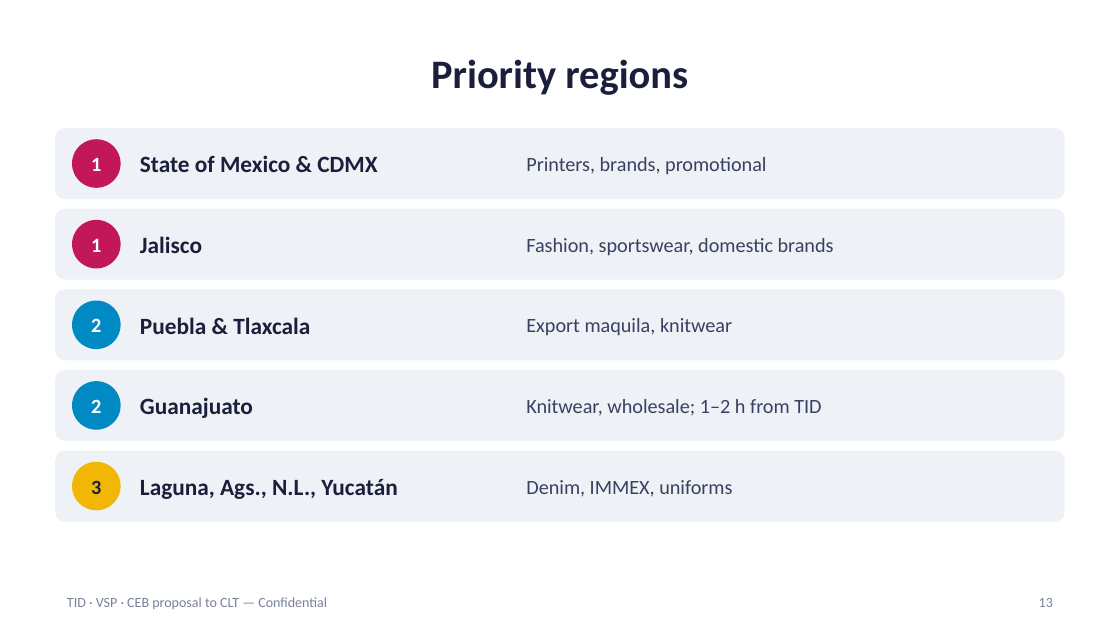
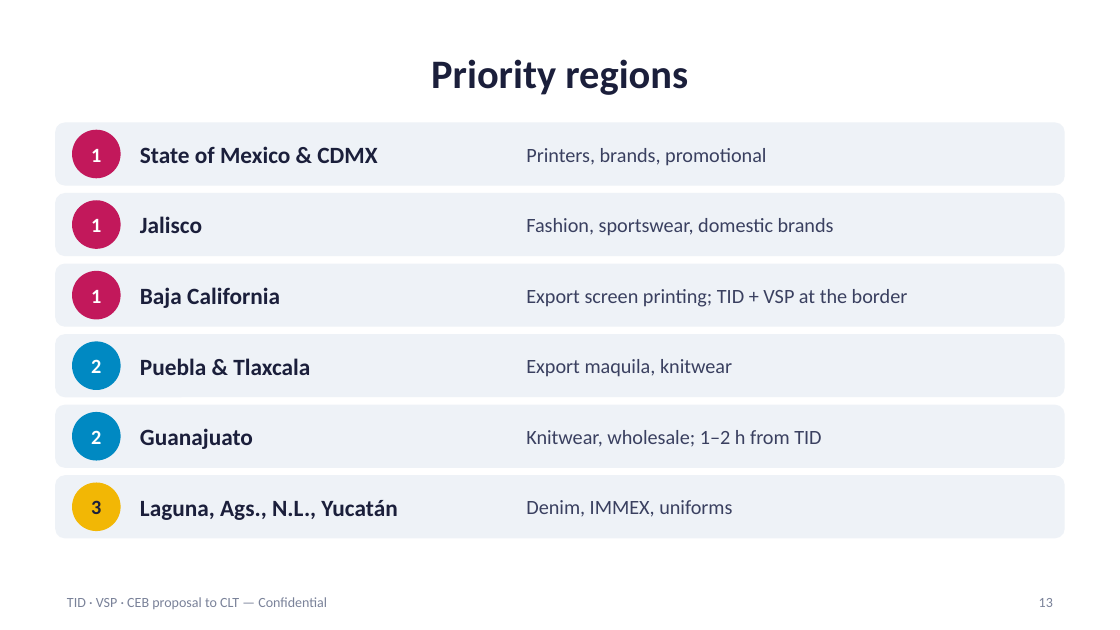
Before and after one commit to carlosmoreno793508/Cosas-Carlos, a slide deck: slide 13 of propuesta-clt/CLT_Proposal_Presentation_EN.pptx. Drawn at 1120x630 pixels with LibreOffice and Linux fonts; fonts in the diff are those of the drawing. Boxes give left, top, right and bottom in pixels: in the first picture for what was removed or moved away, otherwise in the second. Text is boxed around its words. In the diff, an @@ line names an element or a change of style, - is before the commit and + after.

```diff
--- a/propuesta-clt/CLT_Proposal_Presentation_EN.pptx
+++ b/propuesta-clt/CLT_Proposal_Presentation_EN.pptx
@@ rounded rectangle: place and size @@
-rounded rectangle at (56, 129, 1064, 198)
+rounded rectangle at (56, 123, 1064, 185)
@@ text "1": place and size @@
-text "1" at (91, 158, 101, 171)
+text "1" at (91, 149, 101, 162)
@@ ellipse: place and size @@
-ellipse at (73, 140, 120, 187)
+ellipse at (73, 131, 120, 178)
@@ text "State of Mexico & CDMX": place and size @@
-text "State of Mexico & CDMX" at (140, 155, 377, 172)
+text "State of Mexico & CDMX" at (140, 146, 377, 163)
@@ text "Printers, brands, promotional": place and size @@
-text "Printers, brands, promotional" at (526, 157, 766, 175)
+text "Printers, brands, promotional" at (526, 148, 766, 166)
@@ rounded rectangle: place and size @@
-rounded rectangle at (56, 209, 1064, 279)
+rounded rectangle at (56, 194, 1064, 255)
@@ text "1": place and size @@
-text "1" at (91, 239, 101, 252)
+text "1" at (91, 219, 101, 232)
@@ ellipse: place and size @@
-ellipse at (73, 221, 120, 268)
+ellipse at (73, 200, 120, 248)
@@ text "Jalisco": place and size @@
-text "Jalisco" at (140, 236, 202, 253)
+text "Jalisco" at (140, 216, 202, 233)
@@ text "Fashion, sportswear, domestic brands": place and size @@
-text "Fashion, sportswear, domestic brands" at (526, 238, 834, 256)
+text "Fashion, sportswear, domestic brands" at (526, 218, 834, 236)
@@ rounded rectangle: place and size @@
-rounded rectangle at (56, 290, 1064, 360)
+rounded rectangle at (56, 264, 1064, 326)
@@ ellipse: place and size @@
-ellipse at (73, 301, 120, 348)
+ellipse at (73, 271, 120, 318)
@@ ellipse at (73, 271, 120, 318): fill #0089C2 to #C2185B; outline #0089C2 1 pt to #C2185B 1 pt @@
@@ text added at (91, 290, 101, 303), 13 pt, text #FFFFFF, bold @@
+1
@@ text added at (140, 287, 280, 308), 15 pt, text #1B1F3B, bold @@
+Baja California
@@ text added at (526, 289, 908, 307), 13 pt, text #3A4060 @@
+Export screen printing; TID + VSP at the border
@@ rounded rectangle: place and size @@
-rounded rectangle at (56, 371, 1064, 440)
+rounded rectangle at (56, 335, 1064, 396)
@@ text "2": place and size @@
-text "2" at (91, 399, 101, 413)
+text "2" at (91, 359, 101, 373)
@@ ellipse: place and size @@
-ellipse at (73, 382, 120, 429)
+ellipse at (73, 343, 120, 390)
@@ text "Puebla & Tlaxcala": place and size @@
-text "Puebla & Tlaxcala" at (140, 317, 310, 334)
+text "Puebla & Tlaxcala" at (140, 358, 310, 375)
@@ text "Export maquila, knitwear": place and size @@
-text "Export maquila, knitwear" at (526, 318, 732, 336)
+text "Export maquila, knitwear" at (526, 359, 732, 377)
@@ proportions changed in 5 elements at (56, 123, 1064, 185), (56, 194, 1064, 255), (56, 264, 1064, 326), (56, 335, 1064, 396), (56, 405, 1064, 467) @@
@@ rounded rectangle: place and size @@
-rounded rectangle at (56, 451, 1064, 521)
+rounded rectangle at (56, 405, 1064, 467)
@@ ellipse: place and size @@
-ellipse at (73, 463, 120, 510)
+ellipse at (73, 413, 120, 460)
@@ ellipse at (73, 413, 120, 460): fill #F2B705 to #0089C2; outline #F2B705 1 pt to #0089C2 1 pt @@
@@ text "2": place and size @@
-text "2" at (91, 318, 101, 332)
+text "2" at (91, 430, 101, 444)
@@ text "Guanajuato": place and size @@
-text "Guanajuato" at (140, 397, 253, 418)
+text "Guanajuato" at (140, 428, 253, 449)
@@ text "Knitwear, wholesale; 1–2 h from ...": place and size @@
-text "Knitwear, wholesale; 1–2 h from ..." at (526, 399, 821, 416)
+text "Knitwear, wholesale; 1–2 h from ..." at (526, 430, 821, 447)
@@ rounded rectangle added at (56, 476, 1064, 538), fill #EEF2F7, outline #EEF2F7 1 pt @@
@@ text "Laguna, Ags., N.L., Yucatán": place and size @@
-text "Laguna, Ags., N.L., Yucatán" at (140, 479, 397, 499)
+text "Laguna, Ags., N.L., Yucatán" at (140, 500, 397, 520)
@@ text "Denim, IMMEX, uniforms": place and size @@
-text "Denim, IMMEX, uniforms" at (526, 480, 732, 497)
+text "Denim, IMMEX, uniforms" at (526, 500, 732, 517)
@@ text "3": place and size @@
-text "3" at (91, 480, 101, 494)
+text "3" at (91, 500, 101, 514)
@@ ellipse added at (73, 484, 120, 531), fill #F2B705, outline #F2B705 1 pt @@
```
Also in this commit, not shown: 2 other slides changed, 2 slides added, 10 other files.
